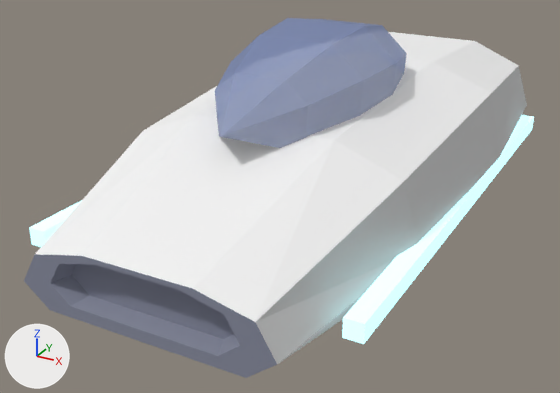
Renders of the OBJ model sdcard/apps/cosmozoom.app/models/traffic_ship.obj from each side of a commit.
Rendered twice from a 50 mm camera at (1.96, -4.18, 2.26) aimed at (-0.16, -0.32, 0.33). The lights are fixed; the arrows at lower left show +X, +Y and +Z. The first picture is the older version. Where no turn or scale is listed for an object, it has been applied to the vertices.

The first picture shows 'traffic_ship'.
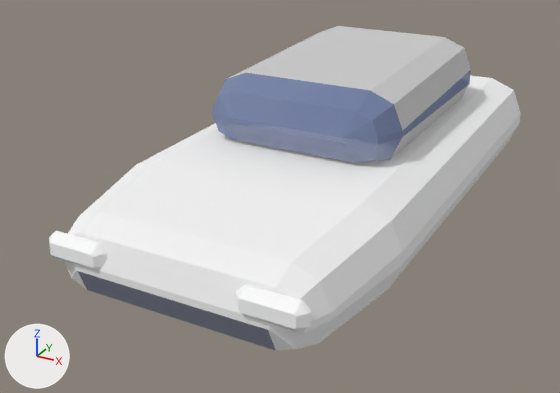
What differs and where, as boxes (x1, y1, x2, y2) in the pictures (560 x 393 px):
```json
{"object": "traffic_ship", "change": "reshaped", "before": [24, 18, 534, 378], "after": [49, 26, 521, 351], "on screen": "7% narrower, 10% shorter"}
{"part": 1, "of": "me_traffic_ship", "change": "rebuilt", "before": [24, 32, 527, 378], "after": [64, 75, 521, 351], "on screen": "9% narrower, 20% shorter"}
{"part": 2, "of": "me_traffic_ship", "change": "added", "after": [213, 26, 471, 163]}
{"part": 3, "of": "me_traffic_ship", "change": "added", "after": [236, 284, 311, 333]}
{"part": 4, "of": "me_traffic_ship", "change": "added", "after": [49, 231, 107, 270]}
{"part": 5, "of": "me_traffic_ship", "change": "deleted", "before": [29, 18, 534, 344]}
```

The change, as JSON lines over the scene's bpy script:
```json
{"op": "add", "block": "mat_red", "code": ["mat_red = principled_material('red')", "mat_red.base_color = (0.949, 0.22, 0.294)  # pink #f98194", "mat_red.roughness = 1.0"]}
{"op": "add", "block": "mat_white_flat", "code": ["mat_white_flat = principled_material('white_flat')", "mat_white_flat.base_color = (1.0, 1.0, 1.0)  # white #ffffff", "mat_white_flat.roughness = 1.0", "mat_white_flat.emission_color = (0.01, 0.01, 0.01)  # black #191919", "mat_white_flat.emission_strength = 1.0"]}
{"block": "me_traffic_ship", "where": "# used by ob_traffic_ship; location = (0.0, 0.0, 0.0)"}
{"op": "remove", "block": "me_traffic_ship", "code": "me_traffic_ship.from_pydata(...)  # 173 vertices, 312 faces; spans x -0.95..0.95, y -1.9..1.84, z 0.12..1.38"}
{"op": "remove", "block": "me_traffic_ship", "code": "me_traffic_ship.materials.append(mat_cyan_glow)  # cyan #bbf9ff, glowing cyan #bbf9ff"}
{"op": "add", "block": "me_traffic_ship", "code": "me_traffic_ship.from_pydata(...)  # 296 vertices, 568 faces; spans x -0.85..0.85, y -1.72..1.86, z 0.17..1.13"}
{"block": "me_traffic_ship", "change": "me_traffic_ship part 1: the loose piece of 98 vertices spanning x -0.95..0.95, y -1.9..1.8, z 0.15..1.05 is rebuilt with 86 vertices and now spans x -0.85..0.85, y -1.7..1.8, z 0.17..0.73"}
{"block": "me_traffic_ship", "change": "me_traffic_ship part 2: a new loose piece of 74 vertices spanning x -0.6..0.6, y -0.55..1.15, z 0.63..1.13"}
{"block": "me_traffic_ship", "change": "me_traffic_ship part 3: a new loose piece of 34 vertices spanning x 0.37..0.73, y -1.72..-1.62, z 0.4..0.55, in mat_white_flat (white #ffffff)"}
{"block": "me_traffic_ship", "change": "me_traffic_ship part 4: a new loose piece of 34 vertices spanning x -0.73..-0.37, y -1.72..-1.62, z 0.4..0.55, in mat_white_flat (white #ffffff)"}
{"block": "me_traffic_ship", "change": "me_traffic_ship part 5"}
{"block": "me_traffic_ship", "change": "66 vertices are removed from x -0.95..0.95, y -1.6..1.84, z 0.38..1.38"}
{"block": "me_traffic_ship", "change": "112 faces are deleted"}
{"block": "me_traffic_ship", "change": "other edits to the shape of me_traffic_ship do not show in these pictures"}
{"op": "remove", "block": "me_traffic_ship", "code": "me_traffic_ship.materials.append(mat_magenta_glow)  # pink #ff97f1, glowing pink #ff97f1"}
{"op": "remove", "block": "me_traffic_ship", "code": "me_traffic_ship.materials.append(mat_plasma_glow)  # cyan #cffaff, glowing cyan #cffaff"}
{"op": "add", "block": "me_traffic_ship", "code": "me_traffic_ship.materials.append(mat_red)  # pink #f98194"}
{"op": "add", "block": "me_traffic_ship", "code": "me_traffic_ship.materials.append(mat_white_flat)  # white #ffffff"}
```
